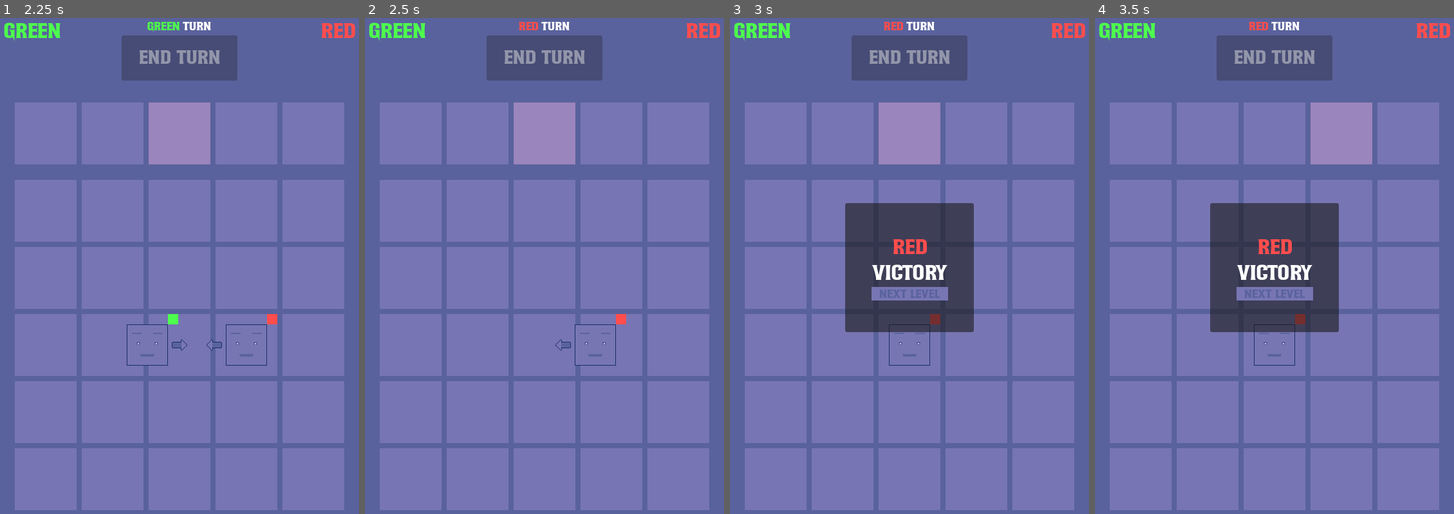
Above: before the commit, frames 1-4 (left to right).
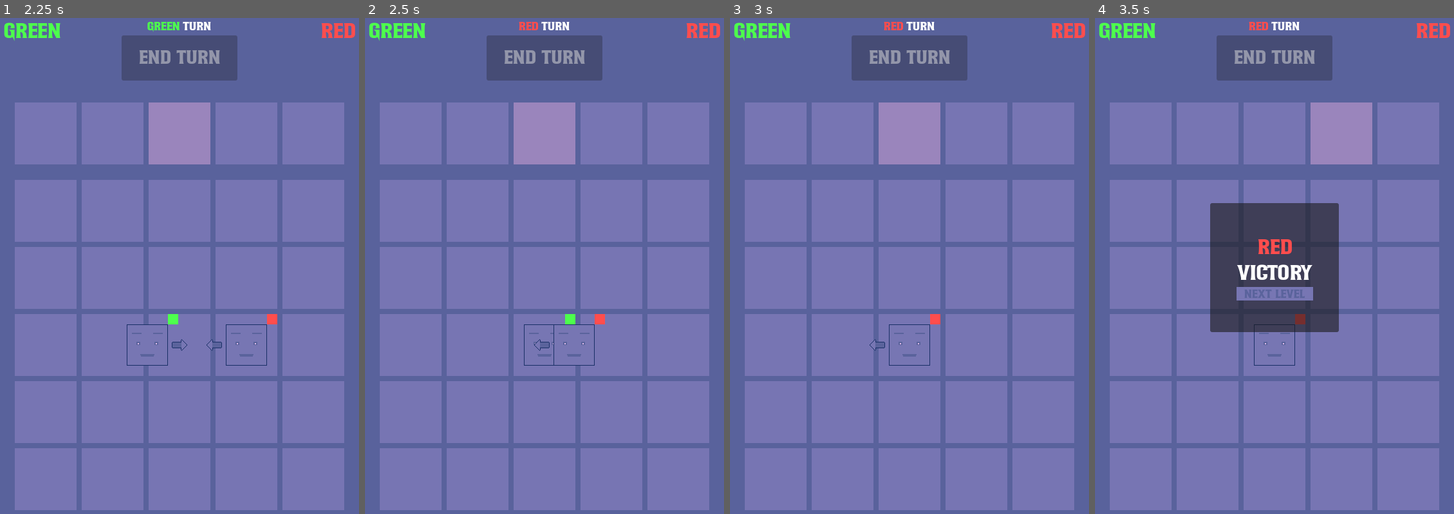
Above: after the commit, the same moments.

Repository: frostblooded/influencer
Game: Godot game, scene res://scenes/levels/level_1.tscn
Two runs of this game, one before a commit and one after it. Both use one fixed random seed, a clock stepped at 60 frames per second and the inputs below.
Inputs (mouse positions are in pixels of both pictures, inside the frame that each line leads up to):
- Up to frame 1 (2.25 s): click "End turn" at 0.5 s; drag from (46, 132) to (179, 132) at 1.27 s; click "End turn" at 2 s
- Up to frame 2 (2.5 s): no input
- Up to frame 3 (3 s): drag from (841, 132) to (977, 132) at 2.77 s
- Up to frame 4 (3.5 s): no input

Frame 1 is identical in both runs. In frame 2, 0.5% of the frame differs, in the area x 44-73%, y 59-71%; in frame 3, 9.0%, in the area x 32-68%, y 37-68%; in frame 4, nothing differs.

Commit message:
Add animation for killing enemy

Diff:
--- a/project.godot
+++ b/project.godot
@@ -48,7 +48,7 @@
 gdscript/warnings/unsafe_void_return=2
 gdscript/warnings/static_called_on_instance=2
 gdscript/warnings/redundant_static_unload=2
-gdscript/warnings/redundant_await=2
+gdscript/warnings/redundant_await=0
 gdscript/warnings/assert_always_true=2
 gdscript/warnings/assert_always_false=2
 gdscript/warnings/integer_division=2
--- a/scenes/items/item.tscn
+++ b/scenes/items/item.tscn
@@ -15,7 +15,7 @@
 gradient = SubResource("Gradient_w13t2")
 
 [sub_resource type="RectangleShape2D" id="RectangleShape2D_o2xuv"]
-size = Vector2(64, 64)
+size = Vector2(96, 96)
 
 [node name="Item" type="Node2D" node_paths=PackedStringArray("state_machine", "placed_immovable_state") groups=["items"]]
 script = ExtResource("1_eok4o")
--- a/scenes/items/piston_item.tscn
+++ b/scenes/items/piston_item.tscn
@@ -9,6 +9,7 @@
 area_2d = NodePath("Area2D")
 sprite_2d = NodePath("Sprite2D")
 direction = 2
+move_duration = 0.3
 
 [node name="Sprite2D" parent="." index="1"]
 scale = Vector2(1, 1)
--- a/scripts/grids/placeable_object.gd
+++ b/scripts/grids/placeable_object.gd
@@ -6,7 +6,7 @@
 func on_spawned_in_world() -> void:
     pass
 
-func destroy() -> void:
+func destroy(_direction: Enums.Direction) -> void:
     queue_free()
     cell.empty_container()
 
--- a/scripts/piston_item.gd
+++ b/scripts/piston_item.gd
@@ -22,7 +22,7 @@
 
     if !target_cell:
         # Falls off the map and dies
-        source_cell_object.destroy()
+        await source_cell_object.destroy(direction)
         return
 
     var target_cell_object: PlaceableObject = target_cell.peek_container()
--- a/scripts/unit.gd
+++ b/scripts/unit.gd
@@ -103,7 +103,10 @@
         if other_cell_containee:
             var other_cell_unit: Unit = other_cell_containee as Unit
             if other_cell_unit:
-                other_cell_unit.destroy()
+                var shove_tween: Tween = create_tween()
+                shove_tween.tween_property(self, "global_position", other_cell_unit.global_position, 0.15)
+                await shove_tween.finished
+                await other_cell_unit.destroy(_planned_move_direction)
             else:
                 var other_cell_item: Item = other_cell_containee as Item
                 if other_cell_item:
@@ -150,3 +153,24 @@
 func reset_planning() -> void:
     action_sprite_2d.hide()
     _planned_move_direction = Enums.Direction.None
+
+func play_destroy_animation(direction: Enums.Direction) -> void:
+    faction_sprite_2d.hide()
+
+    var rotation_tween: Tween = create_tween()
+    rotation_tween.tween_property(self, "rotation", 3 * TAU, 0.5).as_relative()
+
+    var scaling_tween: Tween = create_tween()
+    scaling_tween.tween_property(self, "scale", Vector2.ZERO, 0.5)
+
+    var translating_tween: Tween = create_tween()
+    var direction_vec: Vector2 = Enums.direction_to_vec2(direction)
+    translating_tween.tween_property(self, "global_position", direction_vec * 400, 0.5).as_relative()
+
+    await rotation_tween.finished
+    await scaling_tween.finished
+    await translating_tween.finished
+
+func destroy(direction: Enums.Direction) -> void:
+    await play_destroy_animation(direction)
+    super.destroy(direction)
